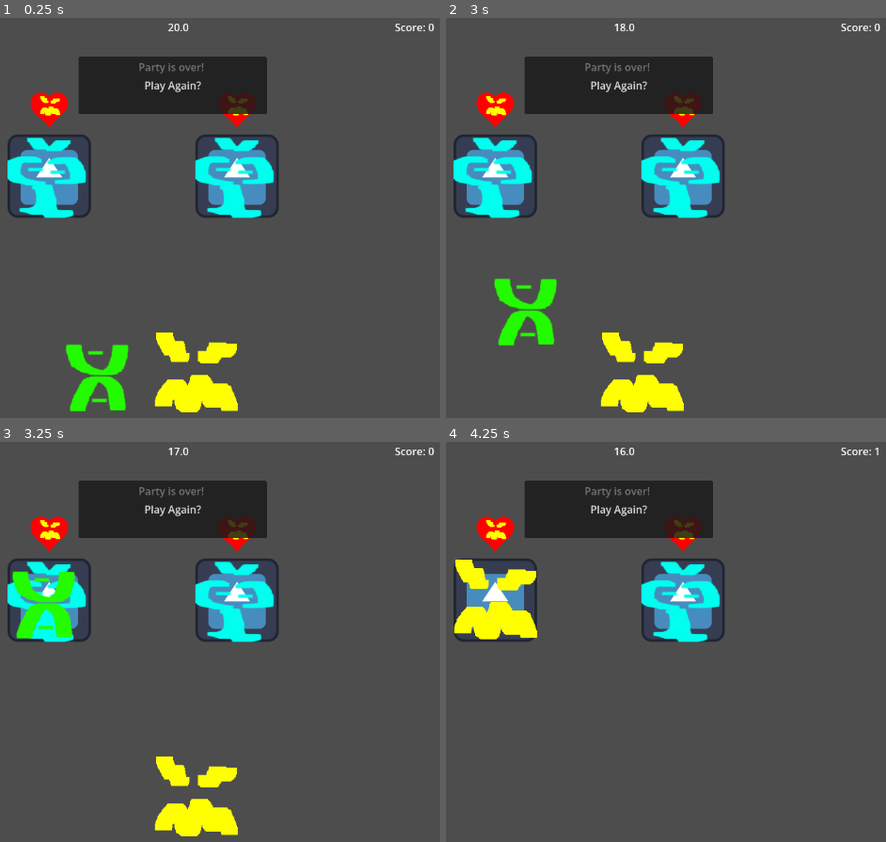
Above: before the commit, frames 1-4 (two rows, left to right).
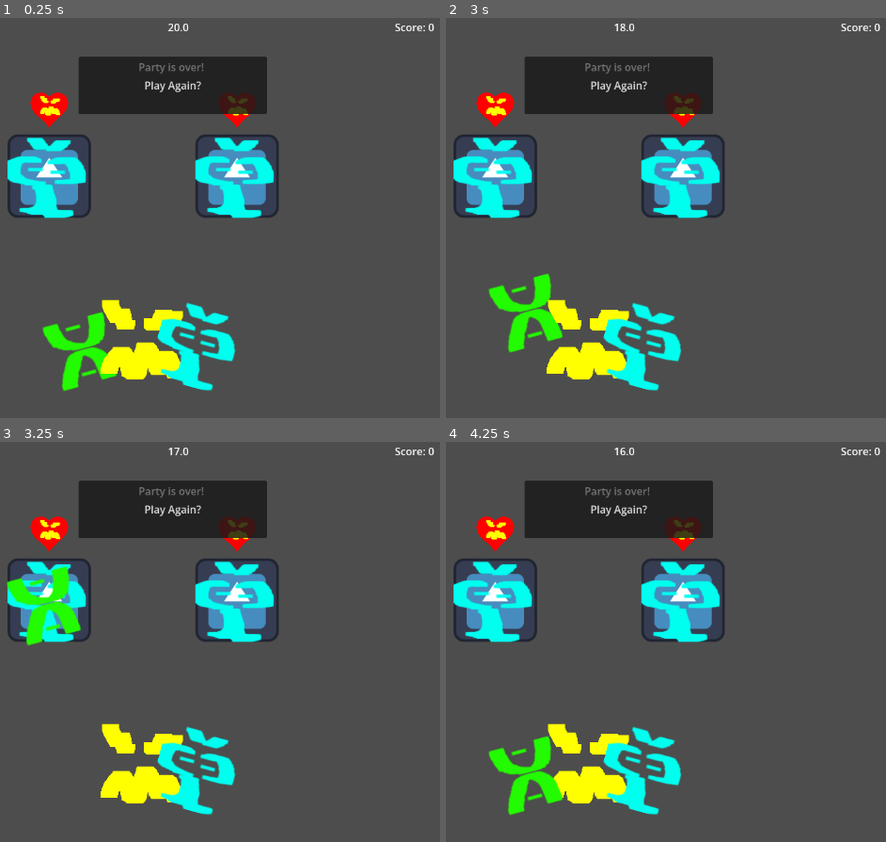
Above: after the commit, the same moments.

Repository: Devination/GGJ2025
Game: Godot game, scene res://scenes/main.tscn
Two runs of this game, one before a commit and one after it. Both use one fixed random seed, a clock stepped at 60 frames per second and the inputs below. The engine's default icon, where the game draws it, is replaced by a stand-in: a white triangle on a blue panel in a dark square.
Inputs (mouse positions are in pixels of both pictures, inside the frame that each line leads up to):
- Up to frame 1 (0.25 s): no input
- Up to frame 2 (3 s): click "Play Again?" at 0.5 s; click "Play Again?" at 1.25 s; click "Play Again?" at 2 s; tap Enter at 2.75 s; drag from (547, 374) to (494, 178) at 2.77 s
- Up to frame 3 (3.25 s): no input
- Up to frame 4 (4.25 s): drag from (644, 798) to (494, 602) at 3.52 s

The runs differ from the first frame. In frame 1, 6.7% of the frame differs, in the area x 9-55%, y 70-99%; in frame 2, 6.0%; in frame 3, 6.1%; in frame 4, 7.6%, in the area x 1-99%, y 1-94%.

Commit message:
infinite masks in hand

Diff:
--- a/godot/ggj-2026/scenes/main.tscn
+++ b/godot/ggj-2026/scenes/main.tscn
@@ -2,8 +2,6 @@
 
 [ext_resource type="PackedScene" uid="uid://cptdcodjcgb33" path="res://scenes/hand.tscn" id="1_0wfyh"]
 [ext_resource type="PackedScene" uid="uid://b8v8811pbr21n" path="res://scenes/guest.tscn" id="2_sugp2"]
-[ext_resource type="PackedScene" uid="uid://bf01jl6xk7ctv" path="res://scenes/mask1.tscn" id="4_jyhfs"]
-[ext_resource type="PackedScene" uid="uid://c1r8npw6y45w0" path="res://scenes/mask2.tscn" id="5_tbgi4"]
 [ext_resource type="PackedScene" uid="uid://bnwajmp2anb25" path="res://scenes/mask3.tscn" id="6_tefeu"]
 [ext_resource type="PackedScene" uid="uid://c5e7ljd2a57s4" path="res://scenes/user_interface.tscn" id="8_tipki"]
 
@@ -17,14 +15,6 @@
 z_index = 1
 position = Vector2(552, 569)
 
-[node name="Mask" parent="Hand" unique_id=408511703 instance=ExtResource("4_jyhfs")]
-z_index = 1
-position = Vector2(-60, 0)
-
-[node name="Mask2" parent="Hand" unique_id=1854816556 instance=ExtResource("5_tbgi4")]
-position = Vector2(83, 0)
-attribute = Array[int]([1])
-
 [node name="Guest" parent="." unique_id=541798322 instance=ExtResource("2_sugp2")]
 position = Vector2(410, 267)
 
--- a/godot/ggj-2026/scenes/mask2.tscn
+++ b/godot/ggj-2026/scenes/mask2.tscn
@@ -6,7 +6,7 @@
 
 [node name="Mask" type="Node2D" unique_id=1854816556]
 script = ExtResource("1_db2f1")
-attribute = Array[int]([2])
+attribute = Array[int]([1])
 
 [node name="Art" type="Sprite2D" parent="." unique_id=1136548494]
 texture = ExtResource("1_7pmcf")
@@ -17,6 +17,5 @@
 [node name="CollisionShape2D" type="CollisionShape2D" parent="Area2D" unique_id=417118915]
 shape = ExtResource("3_bkk5y")
 script = ExtResource("1_db2f1")
-attribute = Array[int]([1])
 
 [connection signal="input_event" from="Area2D" to="." method="_on_area_2d_input_event"]
--- a/godot/ggj-2026/scripts/hand.gd
+++ b/godot/ggj-2026/scripts/hand.gd
@@ -1,13 +1,20 @@
 class_name Hand
 extends Node2D
 
-@export var possible_masks: Array[Mask]  = []
+@export var spawnable_masks: Array[Resource]  = [
+	load("res://scenes/mask1.tscn"),
+	load("res://scenes/mask2.tscn"),
+	load("res://scenes/mask3.tscn")
+]
 var mask_points: Array[Node2D] = []
 var guests: Array[Guest] = []
 var dragging_mask: Mask
 
 func _ready() -> void:
 	mask_points = [$MaskPoint1, $MaskPoint2, $MaskPoint3]
+	spawn_mask(0)
+	spawn_mask(1)
+	spawn_mask(2)
 
 func _process(_delta: float) -> void:
 	if dragging_mask:
@@ -16,6 +23,13 @@
 func register_guest(guest: Guest) -> void:
 	guests.append(guest)
 	calculate_score()
+
+func spawn_mask(mask_type: int) -> void:
+	var mask = spawnable_masks[mask_type].instantiate() as Mask
+	add_child(mask)
+	# set the transform
+	mask.global_position = mask_points[mask_type].global_position
+	mask.rotation = mask_points[mask_type].rotation
 
 func calculate_score() -> void:
 	var score: int = 0
--- a/godot/ggj-2026/scripts/mask.gd
+++ b/godot/ggj-2026/scripts/mask.gd
@@ -10,7 +10,7 @@
 @export var attribute: Array[MaskTypes] = []
 
 func _ready() -> void:
-	hand = %Hand
+	hand = get_node("/root/Main/Hand")
 	area = $Area2D
 
 
@@ -29,6 +29,19 @@
 
 func apply_mask_to_guest():
 	var bodies = area.get_overlapping_areas()
+	var found_guest = false
 	for body in bodies:
 		var guest := body.get_parent() as Guest
 		guest.wear_mask(self)
+		found_guest = true
+		break
+
+	# replenish this mask type in hand
+	if attribute:
+		hand.spawn_mask(attribute[0])
+	else:
+		hand.spawn_mask(2)
+
+	# delete the mask if we didn't apply it to someone
+	if not found_guest:
+		self.queue_free()
